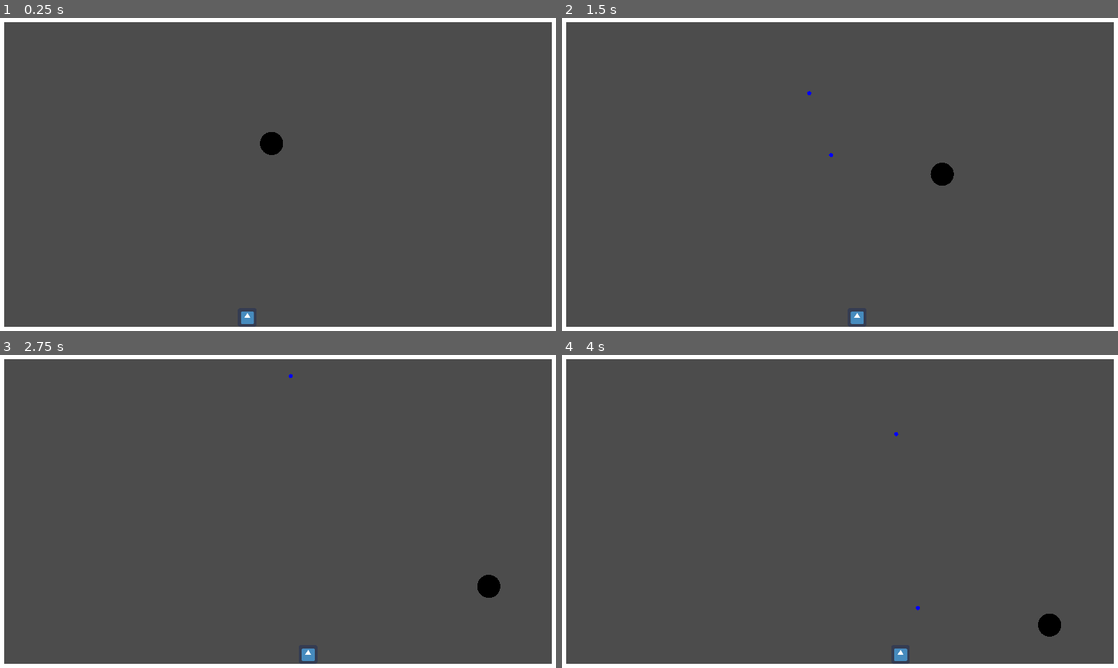
Above: before the commit, frames 1-4 (two rows, left to right).
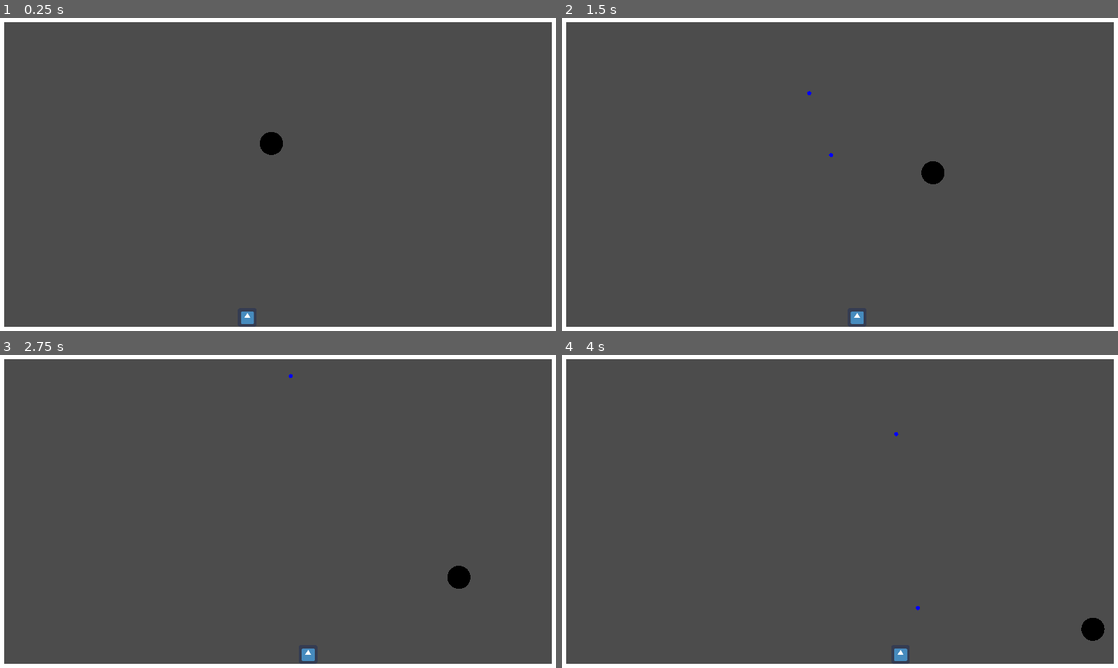
Above: after the commit, the same moments.

Repository: MaeIsBad/pang
Game: Godot game, scene res://Maps/TestMap.tscn
Two runs of this game, one before a commit and one after it. Both use one fixed random seed, a clock stepped at 60 frames per second and the inputs below. The engine's default icon, where the game draws it, is replaced by a stand-in: a white triangle on a blue panel in a dark square. Sound files missing from this copy of the repository are replaced by a short silence.
Inputs:
- Up to frame 1 (0.25 s): no input
- Up to frame 2 (1.5 s): tap Enter (ui_accept) at 0.5, 0.77 s; hold Right (ui_right) 0.53-1.28 s; hold Left (ui_left) from 1.28 s (still down)
- Up to frame 3 (2.75 s): tap Enter (ui_accept) at 1.52 s; release Left (ui_left) at 2.03 s; hold Right (ui_right) from 2.03 s (still down)
- Up to frame 4 (4 s): tap Enter (ui_accept) at 3.02, 3.77 s; release Right (ui_right) at 3.53 s; hold Left (ui_left) from 3.53 s (still down)

The runs differ from the first frame. In frame 1, less than 0.1% of the frame differs, in the area x 46-51%, y 36-44%; in frame 2, 0.2%; in frame 3, 0.5%; in frame 4, 0.5%, in the area x 85-98%, y 82-92%.

Commit message:
Set damp to -0.1 instead of 0.0 so the balls bounce less

Diff:
--- a/Ball/Ball.tscn
+++ b/Ball/Ball.tscn
@@ -14,7 +14,7 @@
 physics_material_override = SubResource( 3 )
 contacts_reported = 4
 contact_monitor = true
-linear_damp = 0.0
+linear_damp = -0.1
 angular_damp = 0.0
 script = ExtResource( 1 )
 
@@ -25,3 +25,4 @@
 stream = ExtResource( 2 )
 
 [connection signal="body_entered" from="." to="." method="touched_body"]
+[connection signal="finished" from="PopSound" to="PopSound" method="queue_free"]
